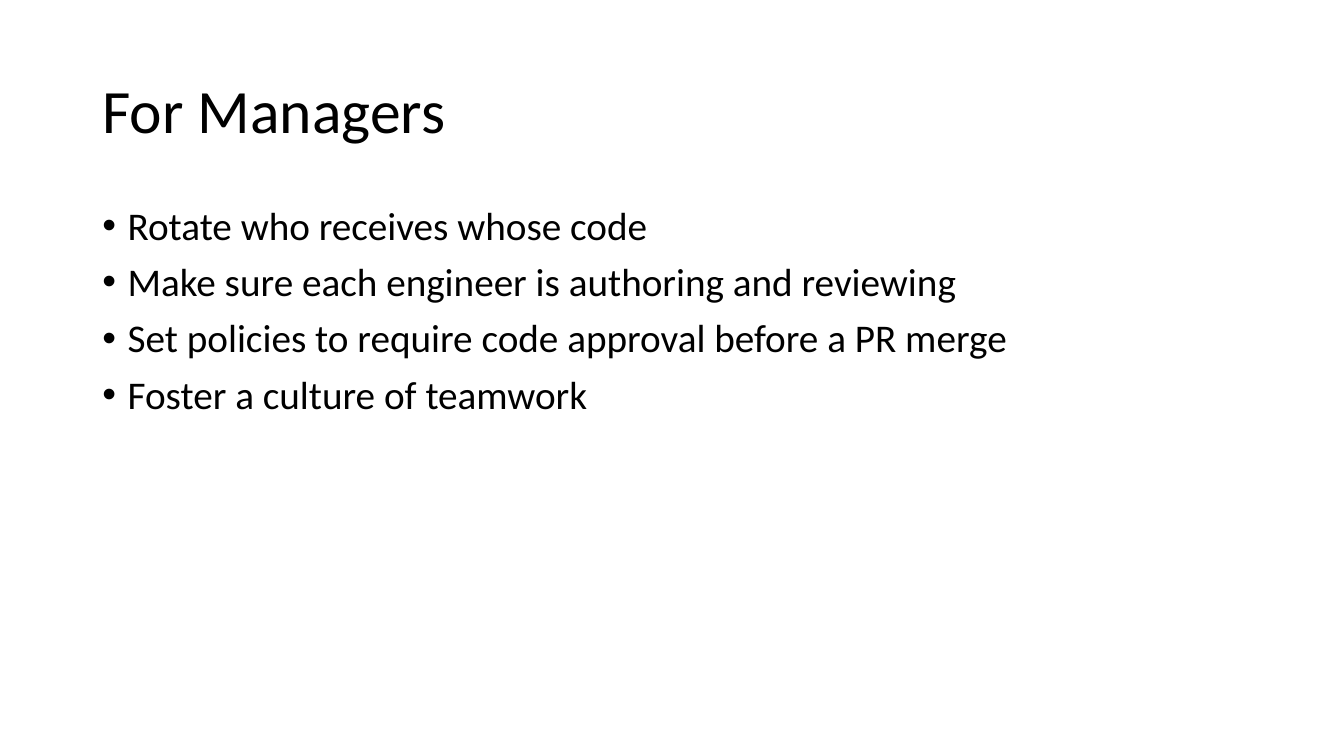
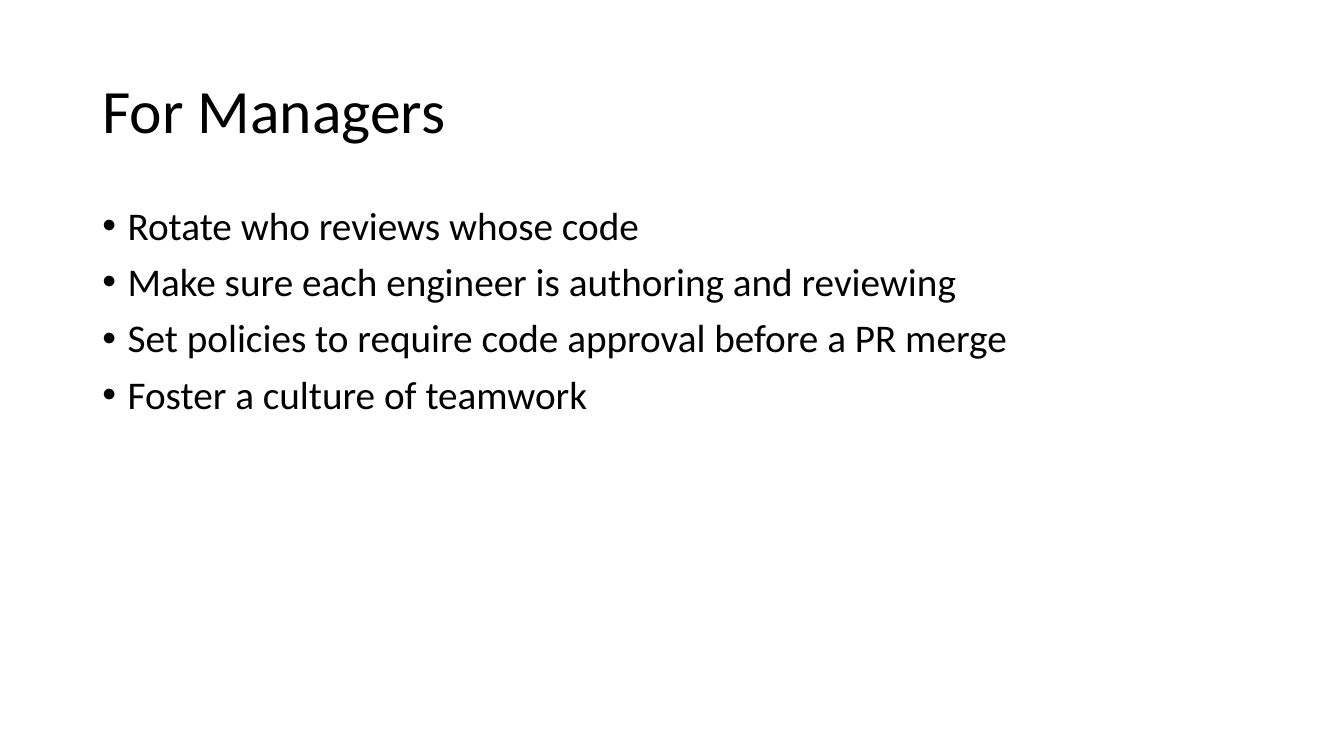
Before and after one commit to DavidGiard/Presentation-Slides, a slide deck: slide 44 of Blood-Sweat-and-Code-Reviews/Code Reviews.pptx. Drawn at 1344x756 pixels with LibreOffice and Linux fonts; fonts in the diff are those of the drawing. Boxes give left, top, right and bottom in pixels: in the first picture for what was removed or moved away, otherwise in the second. Text is boxed around its words. In the diff, an @@ line names an element or a change of style, - is before the commit and + after.

Commit message:
Update Code Review slides

```diff
--- a/Blood-Sweat-and-Code-Reviews/Code Reviews.pptx
+++ b/Blood-Sweat-and-Code-Reviews/Code Reviews.pptx
@@ text at (128, 212, 639, 241): text changed @@
-• Rotate who receives whose code
+• Rotate who reviews whose code
```
Also in this commit, not shown: 7 other slides changed.
